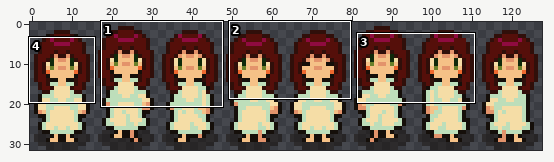
Edited in one commit: sprite sheet (Assets/Art/Sprites/People/Kay/player_nightgown_down.png). The first picture is a wide view before the edit; the outline marks the close-up.
Close-up. Before the commit:
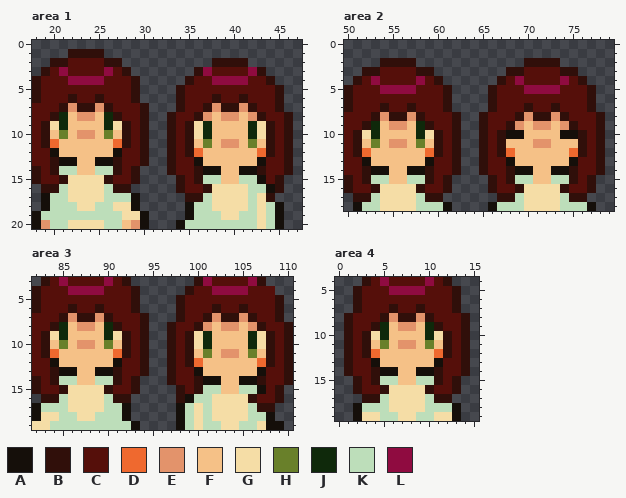
The file is 128x32 pixels. Colours within 5 levels of each other are drawn and written as one. Shown: area 1: x 18..47, y 0..20; area 2: x 50..79, y 0..18; area 3: x 82..110, y 3..19; area 4: x 0..15, y 4..19. The commit also changed other parts of the picture, which this record leaves out.
Palette (. is transparent): A #150f0a  B #300f0a  C #550f0a  D #ef692f  E #e3936b  F #f5c187  G #f5dda6  H #69802a  J #0f290b  K #bddeba  L #8f0b40
Once edited:
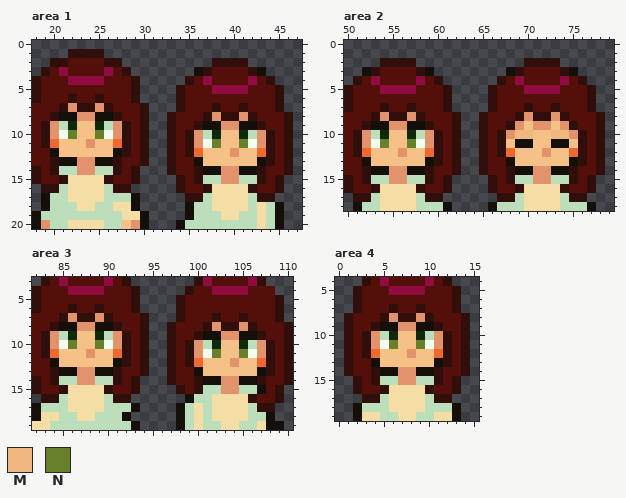
Colours new in this view: M #f1b781  N #69802a
Change:
colour H: #69802a -> #f1fff0
Changed rows in their new state; - is a pixel that keeps its letter.
Area 1:
first column x 20:
 3 ----------------AB----BA-
 4 -----------------LCCCCL--
 5 ------------------LLLL---
 6 ------------------C--C---
 7 -----------------CBCCBC--
 8 -AA--AA---------CBEBBEBC-
 9 EKJ--JKE-------CBAAEEAABC
10 E-NFFN-E--------EKJ--JKE-
11 ----E-----------E-NFFN-E-
12 --------B-----------E----
13 ---EE-------------------B
14 ---EE--------------EE----
15 -------------------EE--B-
16 ----------------------BCC
17 -----------------------B-
Area 2:
first column x 52:
 3 A------A--------A------A
first column x 52:
 9 -AA--AA------------------
10 EKJ--JKE--------EMM--MME-
11 E-NFFN-E---------AAFFAA--
12 ----E---------------E----
13 --------B---------------B
14 ---EE--------------EE----
15 ---EE--------------EE----
Area 3:
first column x 84:
 6 ------------------C--C---
 7 -----------------CBCCBC--
 8 -AA--AA---------CBEBBEBC-
 9 EKJ--JKE-------CBAAEEAABC
10 E-NFFN-E--------EKJ--JKE-
11 ----E-----------E-NFFN-E-
12 --------B-----------E----
13 ---EE-------------------B
14 ---EE--------------EE----
15 -------------------EE----
16 --------------.----------
17 --------KA---------------
Area 4:
first column x 4:
 9 -AA--AA--
10 EKJ--JKE-
11 E-NFFN-E-
12 ----E----
13 --------B
14 ---EE----
15 ---EE----
